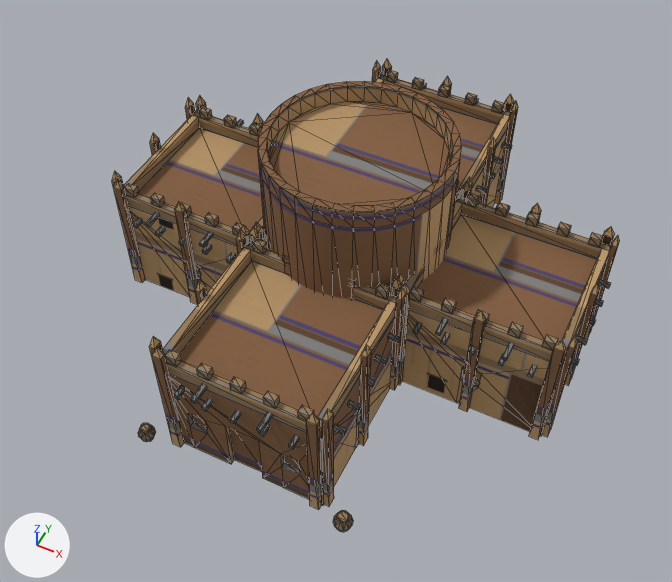
One commit to the glTF model examples/african_town_center_sahel/africantowncentersahel.glb: the scene before it, then after it.
Both versions are drawn from a 50 mm lens placed at (9.04, -19.53, 24.76), pointed at (0.06, -1.58, 2.31). Lighting does not change. The marker at lower left points along +X, +Y and +Z. The older version comes first. Mesh edges are drawn as thin lines. Vertices at exactly the same position are counted once.

Before the edit, the objects in view are built like this:
```python
me_africantowncentersahel = bpy.data.meshes.new('AfricanTownCenterSahel')
me_africantowncentersahel.from_pydata(...)  # 1880 vertices, 2361 faces; spans x -7.9..7.9, y -8.1..8.1, z 0.0..7.2
me_africantowncentersahel.materials.append(mat_africantowncentersahel_mat)  # picture img_africantowncentersahel_diffuse
ob_africantowncentersahel = bpy.data.objects.new('AfricanTownCenterSahel', me_africantowncentersahel)
ob_africantowncentersahel.location = (0.0, 0.0, 0.0)
```
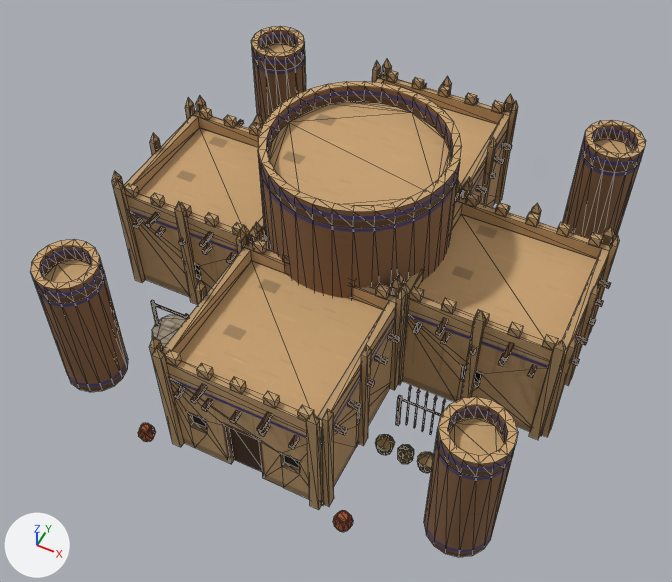
Pixel boxes (x1, y1, x2, y2) of what changed, in the pictures (672 x 582 px):
'AfricanTownCenterSahel', reshaped (21% wider, 12% taller): before (112, 59, 620, 532); after (31, 26, 646, 557)
part 1 of me_africantowncentersahel, added: after (151, 303, 187, 319)
part 2 of me_africantowncentersahel, added (mostly hidden): after (402, 399, 441, 416)
part 3 of me_africantowncentersahel, added (brown): after (375, 385, 518, 557)
part 4 of me_africantowncentersahel, added (brown): after (251, 26, 306, 124)
part 5 of me_africantowncentersahel, added (brown): after (31, 240, 189, 392)
part 6 of me_africantowncentersahel, added (brown): after (563, 120, 646, 245)
part 7 of me_africantowncentersahel, surface changed (lighter): (112, 66, 619, 532) in both

Edits to the bpy script that builds the scene:
```text
Change me_africantowncentersahel:
    used by ob_africantowncentersahel; location = (0.0, 0.0, 0.0)
    remove me_africantowncentersahel.from_pydata(...)  # 1880 vertices, 2361 faces; spans x -7.9..7.9, y -8.1..8.1, z 0.0..7.2
    add me_africantowncentersahel.from_pydata(...)  # 2577 vertices, 3477 faces; spans x -7.9..7.9, y -8.1..8.1, z 0.0..7.2
    me_africantowncentersahel part 1: a new loose piece, a 6-sided cylinder along x spanning x -5.32..-3.88, y -4.35..-4.25, z 1.707..1.793, in mat_africantowncentersahel_mat (picture img_africantowncentersahel_diffuse)
    me_africantowncentersahel part 2: a new loose piece, a 6-sided cylinder along x spanning x 3.4..5.0, y -3.875..-3.805, z 1.27..1.33, in mat_africantowncentersahel_mat (picture img_africantowncentersahel_diffuse)
    me_africantowncentersahel part 3: 225 vertices added at x 3.1..7.4, y -7.3..-3.7, z 0.0..5.0
    me_africantowncentersahel part 4: 152 vertices added at x -7.4..-3.9, y 3.2..7.5, z 0.0..5.0
    me_africantowncentersahel part 5: 128 vertices added at x -7.4..-3.8, y -7.3..-3.5, z 0.0..5.0
    me_africantowncentersahel part 6: 80 vertices added at x 5.4..7.4, y 5.5..7.5, z 0.0..5.0
    me_africantowncentersahel part 7: 2356 kept faces spanning x -7.9..7.9, y -8.1..8.1, z 0.0..7.2 get new texture (UV) coordinates
    other edits to the shape of me_africantowncentersahel do not show in these pictures
```
